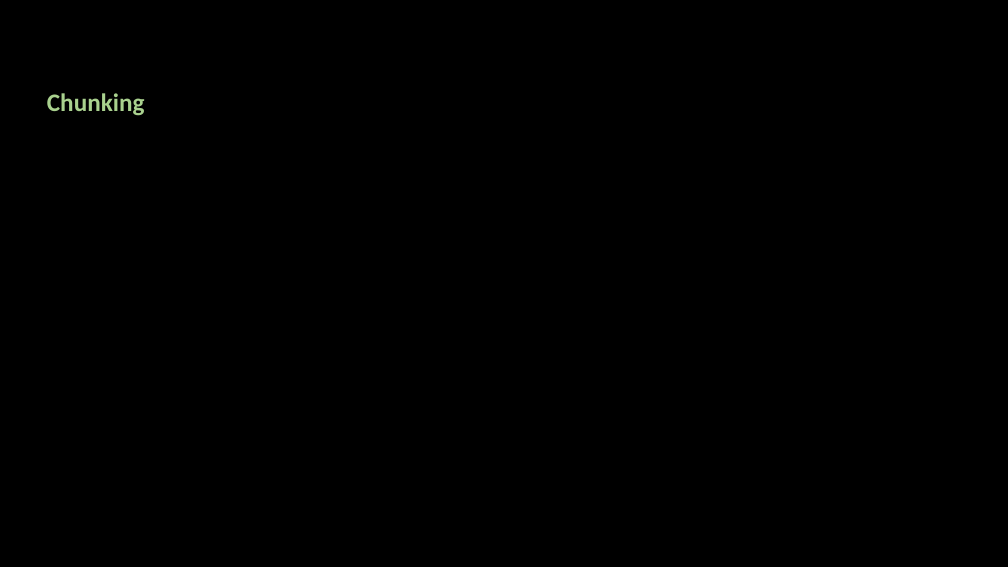
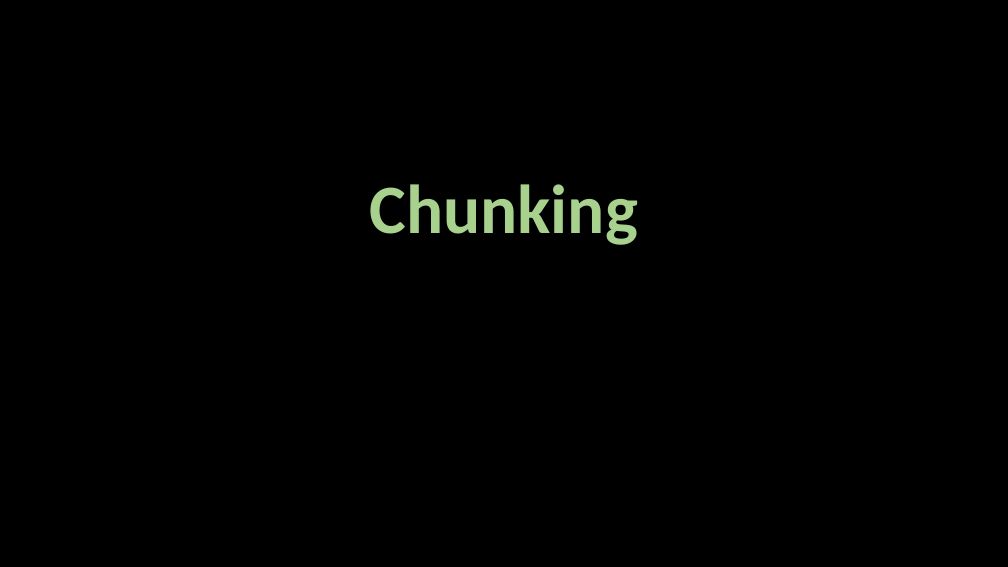
Before and after one commit to ash322ash422/github_loxford_pvt, a slide deck: slide 1 of GenAI/wk4_embedding_vectorDB_SemanticSearch_RAG_OpenAI/3_vectorDB_chunking.pptx. Drawn at 1008x567 pixels with LibreOffice and Linux fonts; fonts in the diff are those of the drawing; background and template pictures are left out. Boxes give left, top, right and bottom in pixels: in the first picture for what was removed or moved away, otherwise in the second. Text is boxed around its words. In the diff, an @@ line names an element or a change of style, - is before the commit and + after.

```diff
--- a/GenAI/wk4_embedding_vectorDB_SemanticSearch_RAG_OpenAI/3_vectorDB_chunking.pptx
+++ b/GenAI/wk4_embedding_vectorDB_SemanticSearch_RAG_OpenAI/3_vectorDB_chunking.pptx
@@ text "Chunking": place and size @@
-text "Chunking" at [47, 93, 145, 116]
+text "Chunking" at [370, 184, 638, 245]
@@ text "Chunking" at [370, 184, 638, 245]: size 24 to 66 pt; alignment left to centre @@
```
Also in this commit, not shown: 4 other slides changed, 64 other files.
